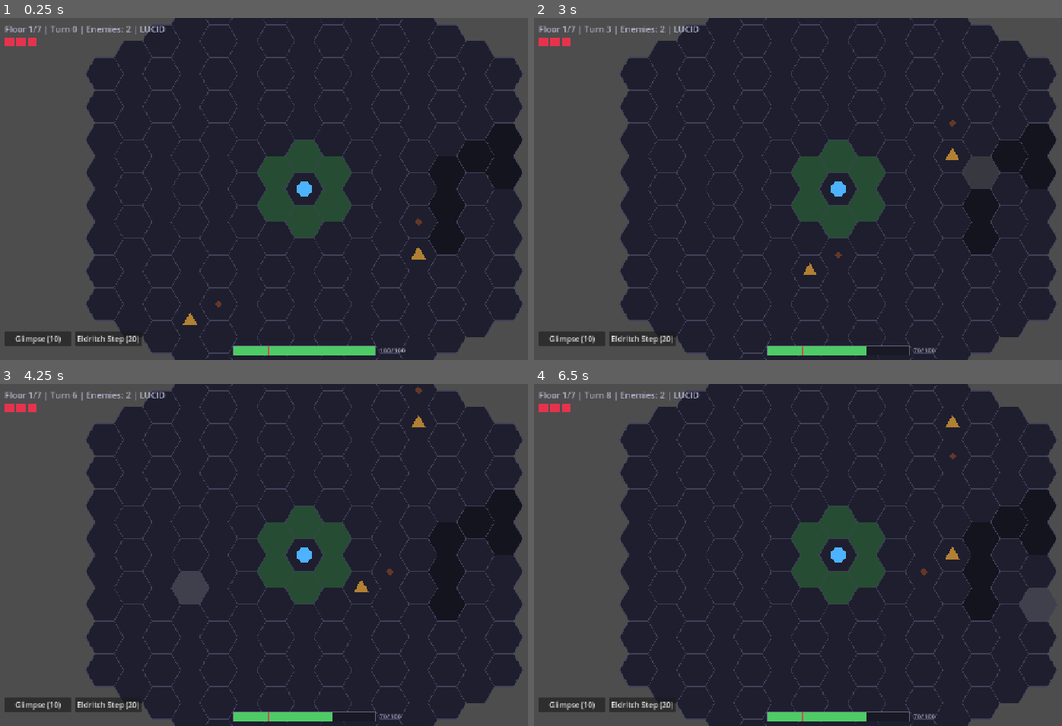
Above: before the commit, frames 1-4 (two rows, left to right).
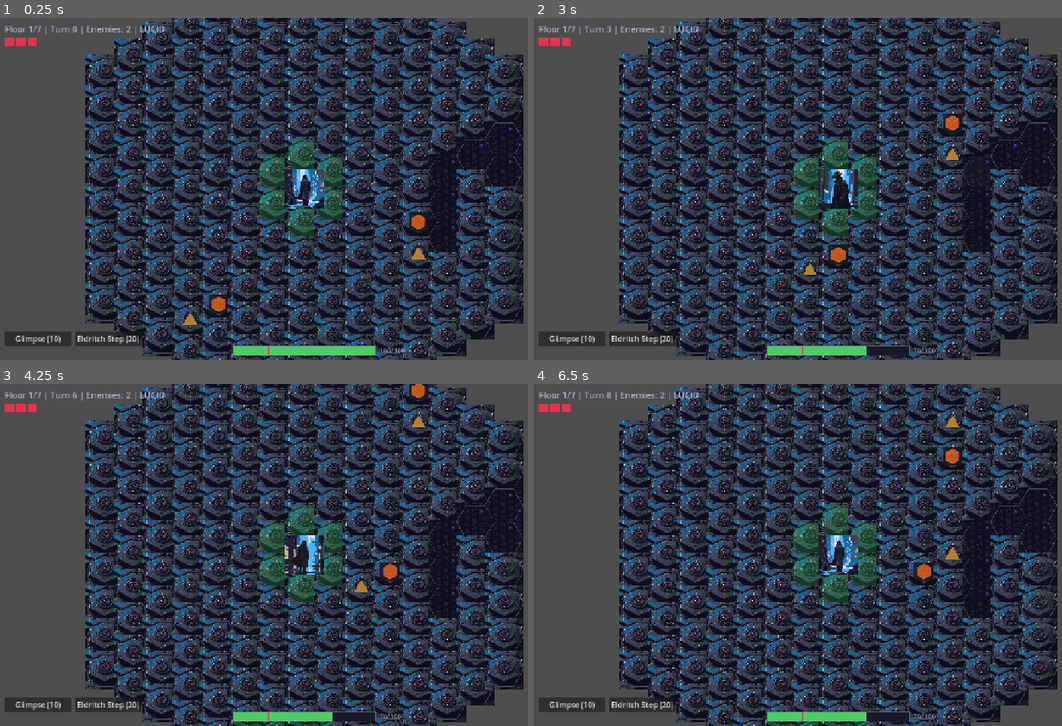
Above: after the commit, the same moments.

Repository: jidj85/abyssal-signal
Game: Godot game, scene res://scenes/main.tscn
Same seed, same stepped clock (60 frames per second), same inputs: the game is played once before the commit and once after it.
Inputs (mouse positions are in pixels of both pictures, inside the frame that each line leads up to):
- Up to frame 1 (0.25 s): no input
- Up to frame 2 (3 s): click "Glimpse (10)" at 0.5 s; click "Glimpse (10)" at 1.25 s; click "Glimpse (10)" at 2 s; tap Enter at 2.75 s; move the mouse to (972, 171) at 2.77 s; tap R at 2.85 s; click (972, 171) at 2.92 s
- Up to frame 3 (4.25 s): tap Space at 3.02, 3.5, 3.77 s; move the mouse to (184, 572) at 3.52 s; tap R at 3.6 s; click (184, 572) at 3.67 s
- Up to frame 4 (6.5 s): move the mouse to (898, 479) at 4.27 s; tap R at 4.35, 5.1, 5.85 s; click (898, 479) at 4.42 s; move the mouse to (808, 623) at 5.02 s; click (808, 623) at 5.17 s; tap Space at 5.27, 6.02 s; move the mouse to (1019, 606) at 5.77 s; click (1019, 606) at 5.92 s

The runs differ from the first frame. In frame 1, 37% of the frame differs, in the area x 16-100%, y 0-100%; in frame 2, 37%; in frame 3, 37%; in frame 4, 37%.

Commit message:
Replace colored-shape placeholders with real sprites
Copy exported art pipeline assets into Godot project and refactor
GameBoard rendering to use sprite textures instead of draw_colored_polygon.
Animated entities (player, lurker, sentinel, blinker) cycle 4-frame
sprite sheets at 0.4s/frame. Tiles use dedicated ground/wall/exit/corrupted
textures. Drifter and flanker fall back to colored triangles until their
sprite sheets are generated.

Co-Authored-By: Claude Opus 4.6 (1M context) <noreply@anthropic.com>

Diff:
--- a/scripts/game_board.gd
+++ b/scripts/game_board.gd
@@ -4,24 +4,20 @@
 ## Reads visible state from InformationLayer and entity positions from EntityManager.
 
 const HEX_SIZE := HexUtils.HEX_SIZE
-
-# --- Colors ---
-const COLOR_HEX_FILL := Color(0.12, 0.12, 0.18)
+const SPRITE_SIZE := 64.0
+const ENTITY_SCALE := HEX_SIZE * 2.0 / SPRITE_SIZE  # Scale 64px sprites to fit hex
+const TILE_SCALE := HEX_SIZE * 2.0 / SPRITE_SIZE
+
+# --- Overlay colors (used for highlights on top of sprites) ---
 const COLOR_HEX_BORDER := Color(0.25, 0.25, 0.35)
-const COLOR_HEX_HOVER := Color(0.2, 0.2, 0.3)
-const COLOR_HEX_VALID_MOVE := Color(0.15, 0.3, 0.2)
-const COLOR_PLAYER := Color(0.3, 0.7, 1.0)
-const COLOR_ENEMY := Color(0.9, 0.2, 0.2)
-const COLOR_ENEMY_SENTINEL := Color(0.8, 0.3, 0.1)
+const COLOR_HEX_HOVER := Color(1.0, 1.0, 1.0, 0.15)
+const COLOR_HEX_VALID_MOVE := Color(0.15, 0.9, 0.3, 0.2)
+const COLOR_ABILITY_RANGE := Color(0.5, 0.2, 0.8, 0.25)
+const COLOR_EXIT_BORDER := Color(0.2, 0.8, 0.4)
+
+# Fallback colors for entities without sprites (drifter, flanker)
 const COLOR_ENEMY_DRIFTER := Color(0.7, 0.5, 0.2)
 const COLOR_ENEMY_FLANKER := Color(0.9, 0.1, 0.5)
-const COLOR_ENEMY_BLINKER := Color(0.6, 0.2, 0.9)
-const COLOR_EXIT := Color(0.2, 0.8, 0.4)
-const COLOR_WALL := Color(0.08, 0.08, 0.12)
-const COLOR_TELEGRAPH := Color(0.9, 0.4, 0.1, 0.35)
-const COLOR_TELEGRAPH_FAKE := Color(0.9, 0.4, 0.1, 0.2)
-const COLOR_ABILITY_RANGE := Color(0.5, 0.2, 0.8, 0.25)
-const COLOR_CORRUPTED := Color(0.4, 0.1, 0.4)
 
 signal player_move_requested(target: Vector2i)
 signal ability_target_selected(target: Vector2i)
@@ -36,19 +32,47 @@
 var hovered_hex := Vector2i(99, 99)
 var hex_polygon: PackedVector2Array
 
-var _enemy_colors: Dictionary = {
-	&"lurker": COLOR_ENEMY,
-	&"sentinel": COLOR_ENEMY_SENTINEL,
+# --- Sprite textures ---
+var _tex_tile_ground: Texture2D
+var _tex_tile_wall: Texture2D
+var _tex_tile_exit: Texture2D
+var _tex_tile_corrupted: Texture2D
+var _tex_telegraph: Texture2D
+var _tex_player: Texture2D
+
+# Enemy sprite sheets keyed by behavior name
+var _enemy_textures: Dictionary = {}
+
+# Fallback colors for enemies without sprite sheets
+var _enemy_fallback_colors: Dictionary = {
 	&"drifter": COLOR_ENEMY_DRIFTER,
 	&"flanker": COLOR_ENEMY_FLANKER,
-	&"blinker": COLOR_ENEMY_BLINKER,
 }
+
+# Animation state
+const FRAME_COUNT := 4
+const FRAME_DURATION := 0.4  # seconds per frame
+var _anim_frame := 0
+var _anim_timer := 0.0
 
 
 func _ready() -> void:
 	hex_polygon = HexUtils.hex_polygon(HEX_SIZE)
 	var viewport_size := get_viewport_rect().size
 	position = viewport_size / 2.0
+
+	# Load tile textures
+	_tex_tile_ground = load("res://assets/sprites/tile_ground.png")
+	_tex_tile_wall = load("res://assets/sprites/tile_wall.png")
+	_tex_tile_exit = load("res://assets/sprites/tile_exit.png")
+	_tex_tile_corrupted = load("res://assets/sprites/tile_corrupted.png")
+	_tex_telegraph = load("res://assets/sprites/telegraph_fx.png")
+
+	# Load entity sprite sheets
+	_tex_player = load("res://assets/sprites/player_spritesheet.png")
+	_enemy_textures[&"lurker"] = load("res://assets/sprites/lurker_spritesheet.png")
+	_enemy_textures[&"sentinel"] = load("res://assets/sprites/sentinel_spritesheet.png")
+	_enemy_textures[&"blinker"] = load("res://assets/sprites/blinker_spritesheet.png")
 
 
 func _unhandled_input(event: InputEvent) -> void:
@@ -86,6 +110,14 @@
 				player_move_requested.emit(clicked)
 
 
+func _process(delta: float) -> void:
+	_anim_timer += delta
+	if _anim_timer >= FRAME_DURATION:
+		_anim_timer -= FRAME_DURATION
+		_anim_frame = (_anim_frame + 1) % FRAME_COUNT
+		queue_redraw()
+
+
 func _draw() -> void:
 	var all_hexes := floor_manager.all_hexes
 	var wall_hexes := floor_manager.wall_hexes
@@ -97,82 +129,98 @@
 	if ability_system.is_targeting():
 		ability_range_hexes = _get_ability_range_hexes(all_hexes, wall_hexes)
 
-	# Draw all hexes
+	# Draw all hex tiles
 	for hex: Vector2i in all_hexes:
 		var center := HexUtils.hex_to_pixel(hex, HEX_SIZE)
-		var fill_color := COLOR_HEX_FILL
-
+
+		# Pick the right tile texture
+		var tile_tex: Texture2D
 		if wall_hexes.has(hex):
-			fill_color = COLOR_WALL
+			tile_tex = _tex_tile_wall
 		elif information_layer.corrupted_hexes.has(hex):
-			fill_color = COLOR_CORRUPTED
-		elif ability_system.is_targeting() and hex in ability_range_hexes:
-			fill_color = COLOR_ABILITY_RANGE
-		elif not ability_system.is_targeting() and hex in valid_moves:
-			fill_color = COLOR_HEX_VALID_MOVE
-
-		if hex == hovered_hex and all_hexes.has(hex):
-			fill_color = fill_color.lightened(0.15)
-
+			tile_tex = _tex_tile_corrupted
+		elif hex == exit_pos:
+			tile_tex = _tex_tile_exit
+		else:
+			tile_tex = _tex_tile_ground
+
+		# Draw tile sprite centered on hex
+		_draw_texture_centered(tile_tex, center, TILE_SCALE)
+
+		# Draw hex border
 		var offset_poly := PackedVector2Array()
 		for point in hex_polygon:
 			offset_poly.append(point + center)
-
-		draw_colored_polygon(offset_poly, fill_color)
-
-		# Border
-		var border_color := COLOR_EXIT if hex == exit_pos else COLOR_HEX_BORDER
+		var border_color := COLOR_EXIT_BORDER if hex == exit_pos else COLOR_HEX_BORDER
 		var border_width := 3.0 if hex == exit_pos else 1.5
 		for i in 6:
 			draw_line(offset_poly[i], offset_poly[(i + 1) % 6], border_color, border_width)
 
+		# Draw state overlays (valid move, ability range, hover)
+		var overlay_color := Color.TRANSPARENT
+		if ability_system.is_targeting() and hex in ability_range_hexes:
+			overlay_color = COLOR_ABILITY_RANGE
+		elif not ability_system.is_targeting() and hex in valid_moves:
+			overlay_color = COLOR_HEX_VALID_MOVE
+		if hex == hovered_hex and all_hexes.has(hex):
+			overlay_color = overlay_color if overlay_color != Color.TRANSPARENT else Color(0, 0, 0, 0)
+			overlay_color.a = max(overlay_color.a, 0.1)
+			overlay_color = overlay_color.lightened(0.3)
+			if overlay_color == Color(0, 0, 0, 0):
+				overlay_color = COLOR_HEX_HOVER
+		if overlay_color != Color.TRANSPARENT:
+			draw_colored_polygon(offset_poly, overlay_color)
+
 	# Draw telegraph indicators
 	for t_hex in information_layer.visible_telegraphs:
 		var center := HexUtils.hex_to_pixel(t_hex, HEX_SIZE)
-		var d_size := HEX_SIZE * 0.2
-		var diamond := PackedVector2Array([
-			center + Vector2(0, -d_size),
-			center + Vector2(d_size, 0),
-			center + Vector2(0, d_size),
-			center + Vector2(-d_size, 0),
-		])
-		var color := COLOR_TELEGRAPH if information_layer.telegraph_is_reliable else COLOR_TELEGRAPH_FAKE
-		draw_colored_polygon(diamond, color)
+		var telegraph_alpha := 0.8 if information_layer.telegraph_is_reliable else 0.4
+		_draw_texture_centered(_tex_telegraph, center, TILE_SCALE * 0.5, telegraph_alpha)
 
 	# Draw enemies
 	for enemy in entity_mgr.get_enemies():
 		var epos: Vector2i = enemy.pos
 		var enemy_center := HexUtils.hex_to_pixel(epos, HEX_SIZE)
-		var tri_size := HEX_SIZE * 0.45
-		var tri_points := PackedVector2Array([
-			enemy_center + Vector2(0, -tri_size),
-			enemy_center + Vector2(-tri_size * 0.866, tri_size * 0.5),
-			enemy_center + Vector2(tri_size * 0.866, tri_size * 0.5),
-		])
 		var behavior_name: StringName = enemy.def.behavior if enemy.def else &"lurker"
-		var color: Color = _enemy_colors.get(behavior_name, COLOR_ENEMY)
-		draw_colored_polygon(tri_points, color)
-
-	# Draw exit
+
+		if _enemy_textures.has(behavior_name):
+			_draw_spritesheet_frame(_enemy_textures[behavior_name], enemy_center, _anim_frame, ENTITY_SCALE)
+		else:
+			# Fallback: colored triangle for enemies without sprites
+			var tri_size := HEX_SIZE * 0.45
+			var tri_points := PackedVector2Array([
+				enemy_center + Vector2(0, -tri_size),
+				enemy_center + Vector2(-tri_size * 0.866, tri_size * 0.5),
+				enemy_center + Vector2(tri_size * 0.866, tri_size * 0.5),
+			])
+			var color: Color = _enemy_fallback_colors.get(behavior_name, Color(0.9, 0.2, 0.2))
+			draw_colored_polygon(tri_points, color)
+
+	# Draw exit sprite (already drawn as tile, but layer the sprite on top for emphasis)
 	var exit_center := HexUtils.hex_to_pixel(exit_pos, HEX_SIZE)
-	var e_size := HEX_SIZE * 0.35
-	var exit_diamond := PackedVector2Array([
-		exit_center + Vector2(0, -e_size),
-		exit_center + Vector2(e_size, 0),
-		exit_center + Vector2(0, e_size),
-		exit_center + Vector2(-e_size, 0),
-	])
-	draw_colored_polygon(exit_diamond, COLOR_EXIT)
+	_draw_texture_centered(_tex_tile_exit, exit_center, TILE_SCALE * 0.6)
 
 	# Draw player
 	var player_pos := entity_mgr.get_player_pos()
 	var player_center := HexUtils.hex_to_pixel(player_pos, HEX_SIZE)
-	var circle_radius := HEX_SIZE * 0.4
-	var circle_points := PackedVector2Array()
-	for i in 12:
-		var angle := TAU * i / 12.0
-		circle_points.append(player_center + Vector2(cos(angle), sin(angle)) * circle_radius)
-	draw_colored_polygon(circle_points, COLOR_PLAYER)
+	_draw_spritesheet_frame(_tex_player, player_center, _anim_frame, ENTITY_SCALE)
+
+
+## Draw a single texture centered at pos, scaled uniformly.
+func _draw_texture_centered(tex: Texture2D, pos: Vector2, tex_scale: float, alpha: float = 1.0) -> void:
+	var size := Vector2(tex.get_width(), tex.get_height()) * tex_scale
+	var rect := Rect2(pos - size * 0.5, size)
+	var modulate := Color(1, 1, 1, alpha)
+	draw_texture_rect(tex, rect, false, modulate)
+
+
+## Draw one frame from a horizontal sprite sheet (4 frames, each 64x64).
+func _draw_spritesheet_frame(sheet: Texture2D, pos: Vector2, frame: int, tex_scale: float) -> void:
+	var frame_w := sheet.get_height()  # Frames are square: height == frame width
+	var src := Rect2(frame * frame_w, 0, frame_w, frame_w)
+	var draw_size := Vector2(frame_w, frame_w) * tex_scale
+	var dest := Rect2(pos - draw_size * 0.5, draw_size)
+	draw_texture_rect_region(sheet, dest, src)
 
 
 func _get_valid_moves(all_hexes: Dictionary, wall_hexes: Dictionary) -> Dictionary:
Binary file added: assets/sprites/blinker_spritesheet.png
Not shown, added: assets/sprites/blinker_spritesheet.png.import
Binary file added: assets/sprites/lurker_spritesheet.png
Not shown, added: assets/sprites/lurker_spritesheet.png.import
Binary file added: assets/sprites/player_spritesheet.png
Not shown, added: assets/sprites/player_spritesheet.png.import
Binary file added: assets/sprites/sanity_atmosphere.png
Not shown, added: assets/sprites/sanity_atmosphere.png.import
Binary file added: assets/sprites/sanity_meter.png
Not shown, added: assets/sprites/sanity_meter.png.import
Binary file added: assets/sprites/sentinel_spritesheet.png
Not shown, added: assets/sprites/sentinel_spritesheet.png.import
(and 10 more such lines)
